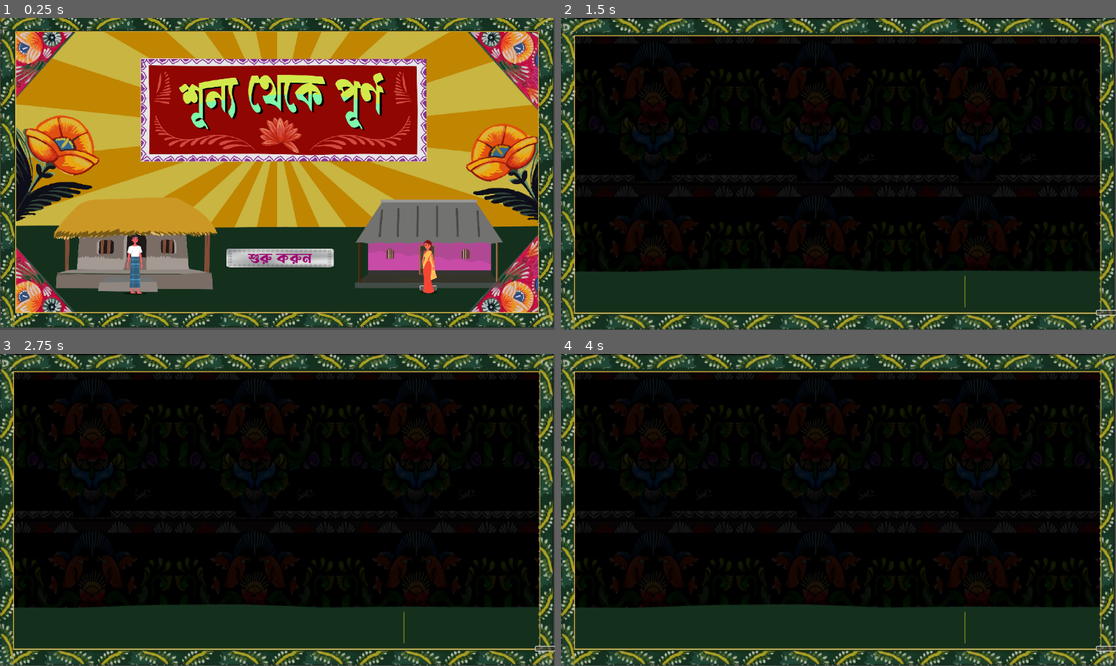
Above: before the commit, frames 1-4 (two rows, left to right).
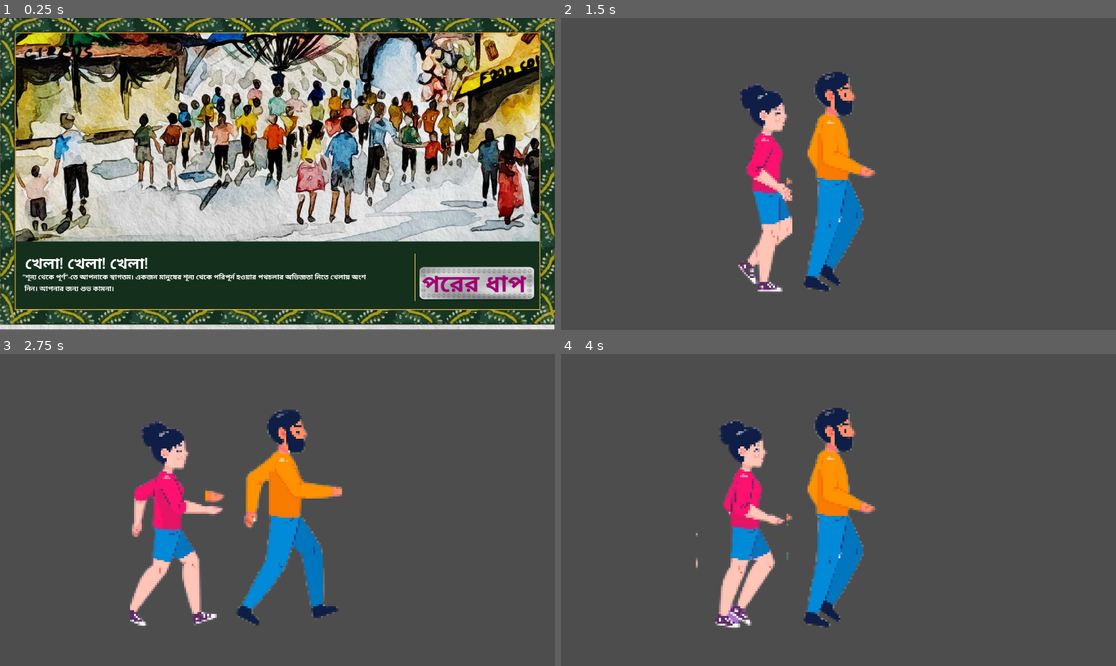
Above: after the commit, the same moments.

Repository: AbrarUr-Rahman/shunno-to-purno
Game: Godot game, scene res://Scenes/level_3.tscn
Same seed, same stepped clock (60 frames per second), same inputs: the game is played once before the commit and once after it. Before the commit the project starts from res://Scenes/menu.tscn.
Inputs (mouse positions are in pixels of both pictures, inside the frame that each line leads up to; where the layout moved, square brackets give the same spot in the first picture):
- Up to frame 1 (0.25 s): no input
- Up to frame 2 (1.5 s): click (838, 258) at 0.5 s, where only the run before the commit has a clickable "শুরু করুন"; click (1038, 283) [1104, 311] at 1.25 s
- Up to frame 3 (2.75 s): click (543, 647) at 2.02 s
- Up to frame 4 (4 s): click (1104, 647) at 2.77 s

The runs differ from the first frame. In frame 1, 83% of the frame differs, in the area x 0-100%, y 0-100%; in frame 2, 99%; in frame 3, 99%; in frame 4, 99%.

Commit message:
level-2 created

Diff:
--- a/Scenes/female_player.tscn
+++ b/Scenes/female_player.tscn
@@ -1,48 +1,54 @@
-[gd_scene load_steps=7 format=3 uid="uid://gbqsaclwerml"]
+[gd_scene load_steps=8 format=3 uid="uid://mofjvwu1ig5g"]
 
-[ext_resource type="Texture2D" uid="uid://8sv5tpr1hhys" path="res://assets/Sprites/woman.png" id="1_1p1k8"]
+[ext_resource type="Texture2D" uid="uid://bxh5m7cs4rkh1" path="res://assetes/sprite/female-fotor-bg-remover-20241118122017.png" id="1_apa6r"]
 
-[sub_resource type="AtlasTexture" id="AtlasTexture_473us"]
-atlas = ExtResource("1_1p1k8")
-region = Rect2(0, 0, 63, 204)
+[sub_resource type="AtlasTexture" id="AtlasTexture_2ven2"]
+atlas = ExtResource("1_apa6r")
+region = Rect2(0, 0, 50, 166)
 
-[sub_resource type="AtlasTexture" id="AtlasTexture_3gew7"]
-atlas = ExtResource("1_1p1k8")
-region = Rect2(126, 0, 63, 204)
+[sub_resource type="AtlasTexture" id="AtlasTexture_e3sky"]
+atlas = ExtResource("1_apa6r")
+region = Rect2(50, 0, 50, 166)
 
-[sub_resource type="AtlasTexture" id="AtlasTexture_10yxu"]
-atlas = ExtResource("1_1p1k8")
-region = Rect2(445, 0, 89, 204)
+[sub_resource type="AtlasTexture" id="AtlasTexture_5k2q6"]
+atlas = ExtResource("1_apa6r")
+region = Rect2(100, 0, 50, 166)
 
-[sub_resource type="AtlasTexture" id="AtlasTexture_b0b1h"]
-atlas = ExtResource("1_1p1k8")
-region = Rect2(532, 0, 76, 204)
+[sub_resource type="AtlasTexture" id="AtlasTexture_ljgih"]
+atlas = ExtResource("1_apa6r")
+region = Rect2(165, 0, 55, 166)
 
-[sub_resource type="SpriteFrames" id="SpriteFrames_4kyd2"]
+[sub_resource type="SpriteFrames" id="SpriteFrames_pv3a3"]
 animations = [{
 "frames": [{
 "duration": 1.0,
-"texture": SubResource("AtlasTexture_473us")
+"texture": SubResource("AtlasTexture_2ven2")
 }, {
 "duration": 1.0,
-"texture": SubResource("AtlasTexture_3gew7")
+"texture": SubResource("AtlasTexture_e3sky")
 }, {
 "duration": 1.0,
-"texture": SubResource("AtlasTexture_10yxu")
+"texture": SubResource("AtlasTexture_5k2q6")
 }, {
 "duration": 1.0,
-"texture": SubResource("AtlasTexture_b0b1h")
+"texture": SubResource("AtlasTexture_ljgih")
 }],
 "loop": true,
 "name": &"default",
 "speed": 5.0
 }]
 
-[node name="CharacterBody2D" type="CharacterBody2D"]
+[sub_resource type="RectangleShape2D" id="RectangleShape2D_sgnry"]
+size = Vector2(48, 107)
+
+[node name="female player" type="CharacterBody2D"]
 
 [node name="AnimatedSprite2D" type="AnimatedSprite2D" parent="."]
-position = Vector2(337, 233)
-scale = Vector2(2, 2)
-sprite_frames = SubResource("SpriteFrames_4kyd2")
+sprite_frames = SubResource("SpriteFrames_pv3a3")
 autoplay = "default"
-frame_progress = 0.981133
+frame = 3
+frame_progress = 0.922954
+
+[node name="CollisionShape2D" type="CollisionShape2D" parent="."]
+position = Vector2(-4, 4.5)
+shape = SubResource("RectangleShape2D_sgnry")
--- a/Scenes/game.tscn
+++ b/Scenes/game.tscn
@@ -1,12 +1,16 @@
-[gd_scene load_steps=3 format=3 uid="uid://dpcn1e62d1vt2"]
+[gd_scene load_steps=3 format=3 uid="uid://bh1r07tbc5fe4"]
 
-[ext_resource type="PackedScene" uid="uid://nvu1bsas5jye" path="res://Scenes/male_player.tscn" id="1_tec6q"]
-[ext_resource type="PackedScene" uid="uid://gbqsaclwerml" path="res://Scenes/female_player.tscn" id="2_4xvvl"]
+[ext_resource type="PackedScene" uid="uid://cjhrltftvsn7o" path="res://scenes/man_player.tscn" id="1_iaxcr"]
+[ext_resource type="PackedScene" uid="uid://mofjvwu1ig5g" path="res://scenes/female_player.tscn" id="2_5vcgv"]
 
 [node name="Game" type="Node2D"]
 
-[node name="MalePlayer" parent="." instance=ExtResource("1_tec6q")]
-position = Vector2(118, 74)
+[node name="man player" parent="." instance=ExtResource("1_iaxcr")]
+position = Vector2(133, 101)
 
-[node name="FemalePlayer" parent="." instance=ExtResource("2_4xvvl")]
-position = Vector2(396, 68)
+[node name="Camera2D" type="Camera2D" parent="."]
+position = Vector2(135, 102)
+zoom = Vector2(4, 4)
+
+[node name="female player" parent="." instance=ExtResource("2_5vcgv")]
+position = Vector2(86, 105)
--- /dev/null
+++ b/Scenes/level_3.tscn
@@ -0,0 +1,53 @@
+[gd_scene load_steps=4 format=3 uid="uid://oxwk7757l1sc"]
+
+[ext_resource type="Script" path="res://scripts/level_2.gd" id="1_ect4v"]
+[ext_resource type="Texture2D" uid="uid://c5mwp5mvlpjw5" path="res://assetes/webp/welcome.webp" id="1_xaiky"]
+[ext_resource type="PackedScene" uid="uid://ceuo000ep8fek" path="res://scenes/porer_dhap.tscn" id="3_3w50g"]
+
+[node name="level-3" type="Control"]
+layout_mode = 3
+anchors_preset = 15
+anchor_right = 1.0
+anchor_bottom = 1.0
+offset_right = -730.0
+offset_bottom = -387.0
+grow_horizontal = 2
+grow_vertical = 2
+script = ExtResource("1_ect4v")
+metadata/_edit_lock_ = true
+
+[node name="Backround" type="TextureRect" parent="."]
+layout_mode = 0
+offset_right = 1152.0
+offset_bottom = 647.0
+texture = ExtResource("1_xaiky")
+expand_mode = 1
+
+[node name="text" type="Node" parent="."]
+
+[node name="Label" type="Label" parent="text"]
+offset_left = 52.0
+offset_top = 486.0
+offset_right = 317.0
+offset_bottom = 531.0
+theme_override_font_sizes/font_size = 32
+text = "খেলা! খেলা! খেলা!"
+
+[node name="Label2" type="Label" parent="text"]
+offset_left = 47.0
+offset_top = 505.0
+offset_right = 944.0
+offset_bottom = 653.0
+theme_override_font_sizes/font_size = 14
+text = "
+”শূন্য থেকে পূর্ণ”-তে আপনাকে স্বাগতম। একজন মানুষের শূন্য থেকে পরিপূর্ন হওয়ার পথচলার অভিজ্ঞতা নিতে খেলায় অংশ
+ নিন। আপনার জন্য শুভ কামনা।"
+
+[node name="Button" parent="." instance=ExtResource("3_3w50g")]
+layout_mode = 0
+offset_left = 865.0
+offset_top = 516.0
+offset_right = 1114.0
+offset_bottom = 584.0
+
+[connection signal="pressed" from="Button" to="." method="_on_button_pressed"]
--- a/Scenes/male_player.tscn
+++ /dev/null
@@ -1,49 +0,0 @@
-[gd_scene load_steps=7 format=3 uid="uid://nvu1bsas5jye"]
-
-[ext_resource type="Texture2D" uid="uid://ni5xnfkeak24" path="res://assets/Sprites/man.png" id="1_myukc"]
-
-[sub_resource type="AtlasTexture" id="AtlasTexture_dfh7w"]
-atlas = ExtResource("1_myukc")
-region = Rect2(0, 419, 160, 419)
-
-[sub_resource type="AtlasTexture" id="AtlasTexture_nyfa6"]
-atlas = ExtResource("1_myukc")
-region = Rect2(800, 419, 160, 419)
-
-[sub_resource type="AtlasTexture" id="AtlasTexture_tpcdu"]
-atlas = ExtResource("1_myukc")
-region = Rect2(960, 419, 160, 419)
-
-[sub_resource type="AtlasTexture" id="AtlasTexture_bgrdp"]
-atlas = ExtResource("1_myukc")
-region = Rect2(1120, 419, 160, 419)
-
-[sub_resource type="SpriteFrames" id="SpriteFrames_y6k7i"]
-animations = [{
-"frames": [{
-"duration": 1.0,
-"texture": SubResource("AtlasTexture_dfh7w")
-}, {
-"duration": 1.0,
-"texture": SubResource("AtlasTexture_nyfa6")
-}, {
-"duration": 1.0,
-"texture": SubResource("AtlasTexture_tpcdu")
-}, {
-"duration": 1.0,
-"texture": SubResource("AtlasTexture_bgrdp")
-}],
-"loop": true,
-"name": &"default",
-"speed": 5.0
-}]
-
-[node name="MalePlayer" type="CharacterBody2D"]
-
-[node name="AnimatedSprite2D" type="AnimatedSprite2D" parent="."]
-position = Vector2(258, 266.25)
-scale = Vector2(1, 0.960621)
-sprite_frames = SubResource("SpriteFrames_y6k7i")
-autoplay = "default"
-frame = 1
-frame_progress = 0.164463
--- /dev/null
+++ b/Scenes/man_player.tscn
@@ -0,0 +1,53 @@
+[gd_scene load_steps=8 format=3 uid="uid://cjhrltftvsn7o"]
+
+[ext_resource type="Texture2D" uid="uid://c6pneab4oemek" path="res://assetes/sprite/male-fotor-bg-remover-20241118121927.png" id="1_8ive1"]
+
+[sub_resource type="AtlasTexture" id="AtlasTexture_meiln"]
+atlas = ExtResource("1_8ive1")
+region = Rect2(0, 0, 55, 166)
+
+[sub_resource type="AtlasTexture" id="AtlasTexture_u6nqn"]
+atlas = ExtResource("1_8ive1")
+region = Rect2(50, 0, 50, 166)
+
+[sub_resource type="AtlasTexture" id="AtlasTexture_dm3fn"]
+atlas = ExtResource("1_8ive1")
+region = Rect2(100, 0, 50, 166)
+
+[sub_resource type="AtlasTexture" id="AtlasTexture_0hfc8"]
+atlas = ExtResource("1_8ive1")
+region = Rect2(142, 0, 71, 166)
+
+[sub_resource type="SpriteFrames" id="SpriteFrames_hxka5"]
+animations = [{
+"frames": [{
+"duration": 1.0,
+"texture": SubResource("AtlasTexture_meiln")
+}, {
+"duration": 1.0,
+"texture": SubResource("AtlasTexture_u6nqn")
+}, {
+"duration": 1.0,
+"texture": SubResource("AtlasTexture_dm3fn")
+}, {
+"duration": 1.0,
+"texture": SubResource("AtlasTexture_0hfc8")
+}],
+"loop": true,
+"name": &"default",
+"speed": 5.0
+}]
+
+[sub_resource type="RectangleShape2D" id="RectangleShape2D_jfrwg"]
+size = Vector2(48, 117)
+
+[node name="man player" type="CharacterBody2D"]
+
+[node name="AnimatedSprite2D" type="AnimatedSprite2D" parent="."]
+sprite_frames = SubResource("SpriteFrames_hxka5")
+autoplay = "default"
+frame_progress = 0.494648
+
+[node name="CollisionShape2D" type="CollisionShape2D" parent="."]
+position = Vector2(1, 3.5)
+shape = SubResource("RectangleShape2D_jfrwg")
--- a/Scenes/menu.tscn
+++ /dev/null
@@ -1,59 +0,0 @@
-[gd_scene load_steps=6 format=3 uid="uid://dwa0qg25uee5"]
-
-[ext_resource type="Script" path="res://Scripts/menu.gd" id="1_pnkpj"]
-[ext_resource type="Texture2D" uid="uid://cb6e3ytoi4jse" path="res://assets/images/home-screen-bg@2x.png" id="2_4txsb"]
-[ext_resource type="FontFile" uid="uid://dflfvvlubatt6" path="res://assets/fonts/LiAlinurKurigramUnicode.woff" id="2_jhuvo"]
-[ext_resource type="Texture2D" uid="uid://d03vdpu2i4o2b" path="res://assets/textures/btn.png" id="4_nypfh"]
-
-[sub_resource type="StyleBoxTexture" id="StyleBoxTexture_fqgft"]
-texture = ExtResource("4_nypfh")
-
-[node name="Start page" type="Control"]
-layout_mode = 3
-anchors_preset = 15
-anchor_right = 1.0
-anchor_bottom = 1.0
-offset_right = 10.0
-offset_bottom = 5.0
-grow_horizontal = 2
-grow_vertical = 2
-script = ExtResource("1_pnkpj")
-
-[node name="TextureRect" type="TextureRect" parent="."]
-layout_mode = 0
-offset_left = 1.0
-offset_top = -3.0
-offset_right = 1149.0
-offset_bottom = 643.0
-texture = ExtResource("2_4txsb")
-expand_mode = 1
-
-[node name="MarginContainer" type="MarginContainer" parent="."]
-z_index = 5
-layout_mode = 1
-anchors_preset = 7
-anchor_left = 0.5
-anchor_top = 1.0
-anchor_right = 0.5
-anchor_bottom = 1.0
-offset_left = -117.0
-offset_top = -175.0
-offset_right = 117.0
-offset_bottom = -131.0
-grow_horizontal = 2
-grow_vertical = 0
-
-[node name="VBoxContainer" type="VBoxContainer" parent="MarginContainer"]
-layout_mode = 2
-
-[node name="Play" type="Button" parent="MarginContainer/VBoxContainer"]
-texture_filter = 1
-layout_mode = 2
-size_flags_vertical = 0
-theme_override_colors/font_color = Color(0.619608, 0.0156863, 0.447059, 1)
-theme_override_fonts/font = ExtResource("2_jhuvo")
-theme_override_font_sizes/font_size = 30
-theme_override_styles/normal = SubResource("StyleBoxTexture_fqgft")
-text = "শুরু করুন"
-
-[connection signal="pressed" from="MarginContainer/VBoxContainer/Play" to="." method="_on_play_pressed"]
--- /dev/null
+++ b/Scenes/porer_dhap.tscn
@@ -0,0 +1,15 @@
+[gd_scene load_steps=3 format=3 uid="uid://ceuo000ep8fek"]
+
+[ext_resource type="Texture2D" uid="uid://bh1tm14uhyn8k" path="res://assetes/webp/btn.png" id="1_4oov6"]
+
+[sub_resource type="StyleBoxTexture" id="StyleBoxTexture_0ambf"]
+texture = ExtResource("1_4oov6")
+
+[node name="Button" type="Button"]
+offset_left = 122.0
+offset_right = 518.0
+offset_bottom = 158.0
+theme_override_colors/font_color = Color(0.619608, 0.0156863, 0.447059, 1)
+theme_override_font_sizes/font_size = 49
+theme_override_styles/normal = SubResource("StyleBoxTexture_0ambf")
+text = "পরের ধাপ "
--- a/Scenes/select_page.tscn
+++ /dev/null
@@ -1,36 +0,0 @@
-[gd_scene load_steps=2 format=3 uid="uid://cf5754ta8jxgc"]
-
-[ext_resource type="Texture2D" uid="uid://co7ejogaho4g7" path="res://assets/images/backgroundImage.png" id="1_q6r4l"]
-
-[node name="Select Page" type="Control"]
-layout_mode = 3
-anchors_preset = 15
-anchor_right = 1.0
-anchor_bottom = 1.0
-grow_horizontal = 2
-grow_vertical = 2
-
-[node name="TextureRect" type="TextureRect" parent="."]
-layout_mode = 0
-offset_right = 1149.0
-offset_bottom = 647.0
-texture = ExtResource("1_q6r4l")
-expand_mode = 1
-
-[node name="MarginContainer" type="MarginContainer" parent="."]
-layout_mode = 1
-anchors_preset = 3
-anchor_left = 1.0
-anchor_top = 1.0
-anchor_right = 1.0
-anchor_bottom = 1.0
-offset_left = -40.0
-offset_top = -40.0
-grow_horizontal = 0
-grow_vertical = 0
-
-[node name="VBoxContainer" type="VBoxContainer" parent="MarginContainer"]
-layout_mode = 2
-
-[node name="Button" type="Button" parent="MarginContainer/VBoxContainer"]
-layout_mode = 2
--- a/Scripts/menu.gd
+++ /dev/null
@@ -1,6 +0,0 @@
-extends Control
-
-
-
-func _on_play_pressed() -> void:
-	get_tree().change_scene_to_file("res://Scenes/select_page.tscn")
--- a/project.godot
+++ b/project.godot
@@ -10,8 +10,8 @@
 
 [application]
 
-config/name="Shunno To Purno"
-run/main_scene="res://Scenes/menu.tscn"
+config/name="upg-game"
+run/main_scene="res://scenes/level_3.tscn"
 config/features=PackedStringArray("4.3", "Forward Plus")
 config/icon="res://icon.svg"
 
--- /dev/null
+++ b/scenes.tscn
@@ -0,0 +1,3 @@
+[gd_scene format=3 uid="uid://djrrn7idyxci1"]
+
+[node name="Scenes" type="Node2D"]
--- /dev/null
+++ b/scripts/level_2.gd
@@ -0,0 +1,14 @@
+extends Control
+
+
+
+
+
+
+
+
+
+
+
+func _on_button_pressed() -> void:
+	get_tree().change_scene_to_file("res://scenes/game.tscn")
Binary file added: assetes/sprite/female-fotor-bg-remover-20241118122017.png
Not shown, changed: assetes/sprite/female-fotor-bg-remover-20241118122017.png.import
Binary file added: assetes/sprite/male-fotor-bg-remover-20241118121927.png
Not shown, changed: assetes/sprite/male-fotor-bg-remover-20241118121927.png.import
Renamed: assets/textures/btn.png -> assetes/webp/btn.png
Not shown, changed: assetes/webp/btn.png.import
Binary file added: assetes/webp/nari-img@2x.webp
Not shown, changed: assetes/webp/nari-img@2x.webp.import
Binary file added: assetes/webp/onno-img@2x.webp
Not shown, changed: assetes/webp/onno-img@2x.webp.import
Binary file added: assetes/webp/purush-img@2x.webp
Not shown, changed: assetes/webp/purush-img@2x.webp.import
(and 18 more such lines)
